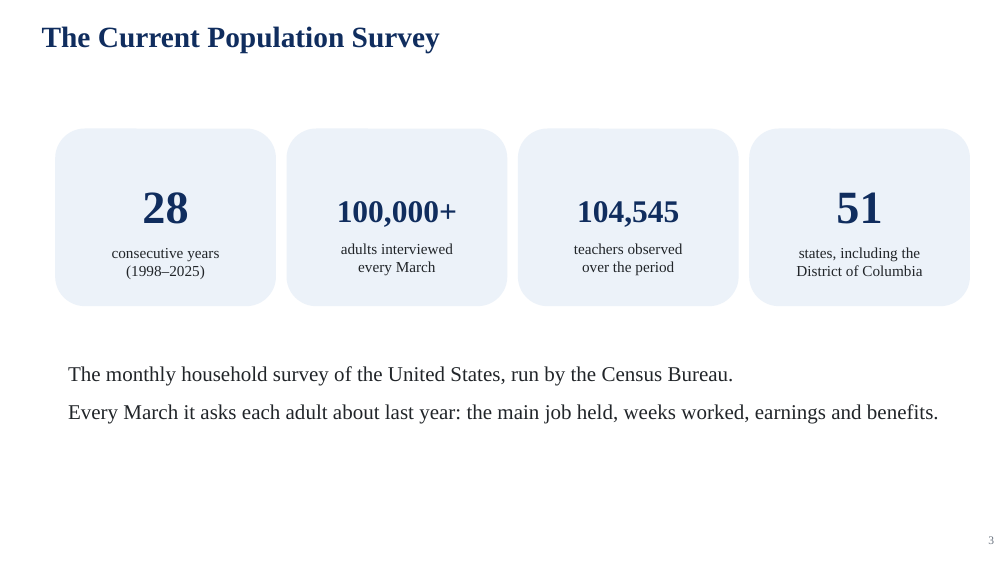
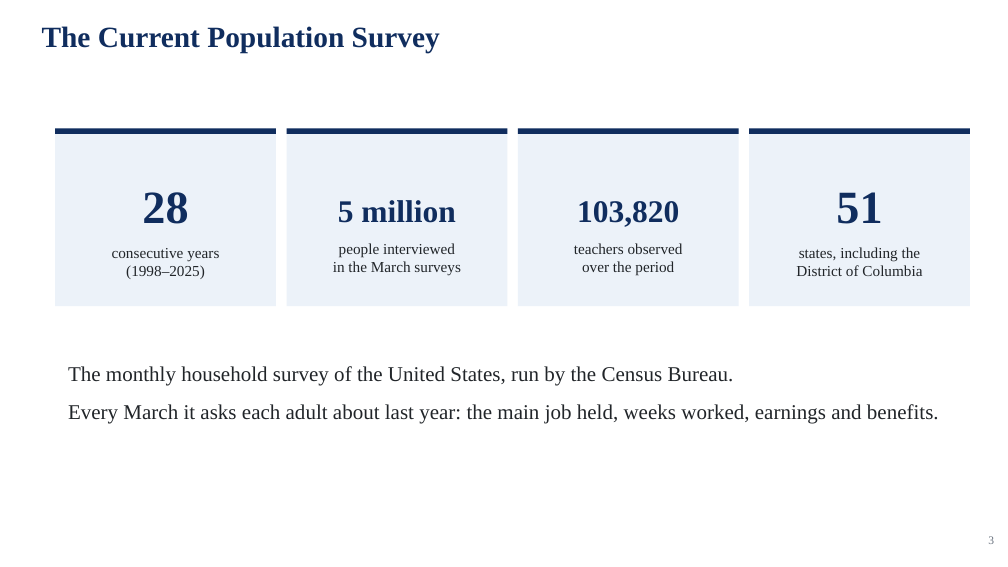
Before and after one commit to jedr1-ship-it/Alternative-Pathways----Quant, a slide deck: slide 3 of report/data_cluster/Proyect_US_policy.pptx. Drawn at 1008x567 pixels with LibreOffice and Linux fonts; fonts in the diff are those of the drawing. Boxes give left, top, right and bottom in pixels: in the first picture for what was removed or moved away, otherwise in the second. Text is boxed around its words. In the diff, an @@ line names an element or a change of style, - is before the commit and + after.

```diff
--- a/report/data_cluster/Proyect_US_policy.pptx
+++ b/report/data_cluster/Proyect_US_policy.pptx
@@ rectangle added at (55, 129, 276, 134), fill #102D5E @@
@@ rounded rectangle to rectangle in 4 elements at (55, 129, 276, 306), (749, 129, 970, 306), (518, 129, 739, 306), (287, 129, 507, 306) @@
@@ rectangle added at (287, 129, 507, 134), fill #102D5E @@
@@ rectangle added at (518, 129, 739, 134), fill #102D5E @@
@@ rectangle added at (749, 129, 970, 134), fill #102D5E @@
@@ text in rectangle at (333, 200, 461, 276): text changed @@
-100,000+
-adults interviewed
-every March
+5 million
+people interviewed
+in the March surveys
@@ text in rectangle at (577, 201, 679, 227): text changed @@
-104,545
+103,820
```
Also in this commit, not shown: 10 other slides changed, 5 slides removed, 1 other file.
